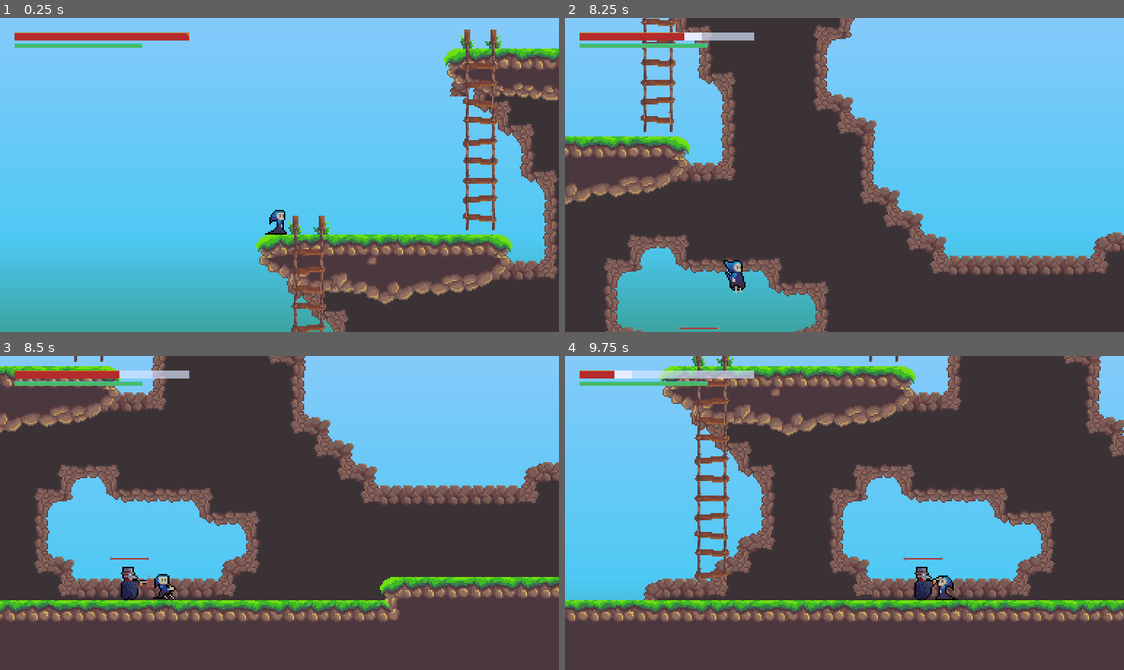
Above: before the commit, frames 1-4 (two rows, left to right).
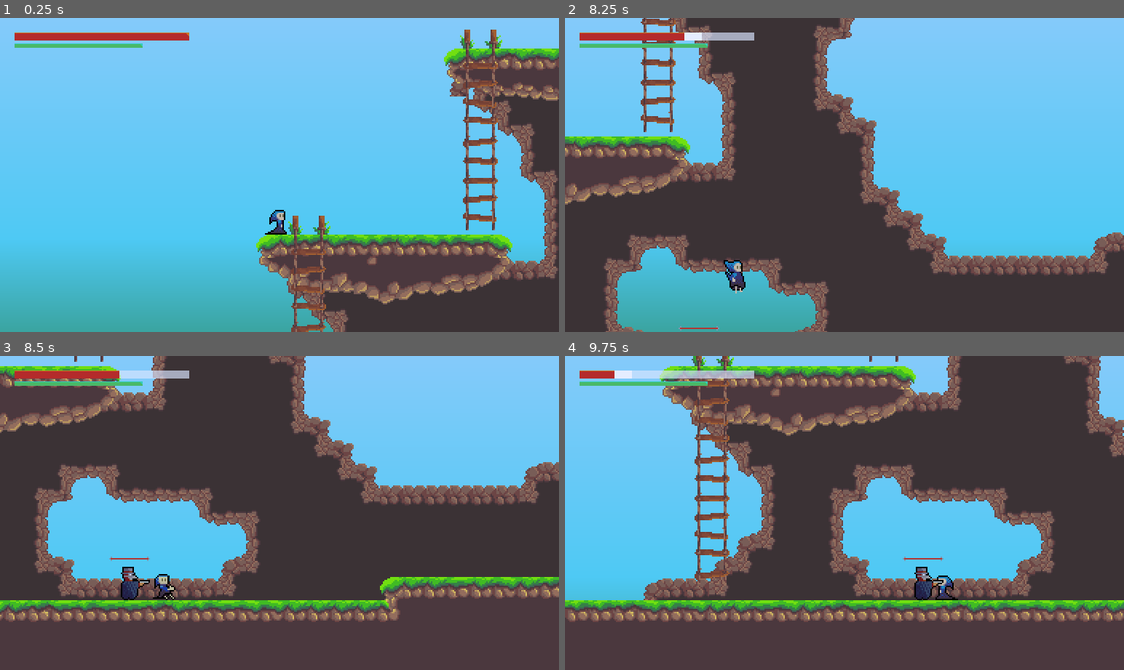
Above: after the commit, the same moments.

Repository: icherevatyi/GrimEdvard
Game: Godot game, scene res://src/components/Levels/Forest/Forest.tscn
The game is run twice, just before and just after one commit, with the same random seed, the same clock (stepped at 60 frames per second) and the same inputs.
Inputs:
- Up to frame 1 (0.25 s): no input
- Up to frame 2 (8.25 s): tap Enter (ui_accept) at 0.5, 5, 5.75 s; hold Q (take_damage) 0.53-1.28 s; hold Up (ui_up) 0.53-2.03 s; tap Space (jump) at 0.77, 1.52, 3.02, 3.77, 4.52, 6.02, 6.77, 7.52 s; tap Q (take_damage) every 1.5 s from 1.35 to 7.35 s; hold Q (take_damage) 2.03-2.78 s; hold Left (ui_left) 2.03-3.53 s; hold Down (ui_down) 3.53-4.28 s; hold Q (take_damage) 3.53-4.28 s; hold Right (ui_right) 4.28-5.03 s; hold Up (ui_up) 5.03-5.78 s; hold Q (take_damage) 5.03-5.78 s; hold Right (ui_right) 5.78-8.03 s; hold Q (take_damage) 6.53-7.28 s; hold Down (ui_down) from 8.03 s (still down); hold Q (take_damage) from 8.03 s (still down)
- Up to frame 3 (8.5 s): keep holding Down (ui_down); keep holding Q (take_damage)
- Up to frame 4 (9.75 s): release Down (ui_down) at 8.78 s; release Q (take_damage) at 8.78 s; hold Left (ui_left) 8.78-9.53 s; tap Q (take_damage) at 8.85 s; tap Space (jump) at 9.02 s; hold Up (ui_up) from 9.53 s (still down); hold Q (take_damage) from 9.53 s (still down)

Frames 1-2 are identical in both runs. In frame 3, less than 0.1% of the frame differs, in the area x 23-28%, y 67-75%; in frame 4, less than 0.1%, in the area x 63-69%, y 70-78%.

Commit message:
updated attack timig and enemy statemachine

Diff:
--- a/src/components/Enemies/Enemy.tscn
+++ b/src/components/Enemies/Enemy.tscn
@@ -35,7 +35,6 @@
 [sub_resource type="AnimationNodeStateMachineTransition" id=11]
 
 [sub_resource type="AnimationNodeStateMachineTransition" id=12]
-switch_mode = 2
 
 [sub_resource type="AnimationNodeStateMachine" id=13]
 states/attack/node = SubResource( 1 )
@@ -66,7 +65,7 @@
 tracks/0/imported = false
 tracks/0/enabled = true
 tracks/0/keys = {
-"times": PoolRealArray( 0, 0.1, 0.2, 0.3 ),
+"times": PoolRealArray( 0, 0.9, 1, 1.1 ),
 "transitions": PoolRealArray( 1, 1, 1, 1 ),
 "update": 1,
 "values": [ 5, 6, 7, 8 ]
@@ -78,7 +77,7 @@
 tracks/1/imported = false
 tracks/1/enabled = true
 tracks/1/keys = {
-"times": PoolRealArray( 0.1 ),
+"times": PoolRealArray( 0.9 ),
 "transitions": PoolRealArray( 1 ),
 "values": [ {
 "args": [  ],
--- a/src/components/Enemies/StateMachine.gd
+++ b/src/components/Enemies/StateMachine.gd
@@ -19,9 +19,9 @@
 	check_state()
 
 func check_state():
-	if parent.movement_dir == 0 and parent.velocity.x == 0 and parent.is_attacking == false:
+	if parent.movement_dir == 0 and parent.velocity.x == 0:
 		state_machine.travel("idle")
-	if parent.movement_dir != 0 and parent.velocity.x != 0 and parent.is_attacking == false:
+	if parent.movement_dir != 0 and parent.velocity.x != 0:
 		state_machine.travel("walk")
 	if parent.is_attacking == true:
 		state_machine.travel("attack")
